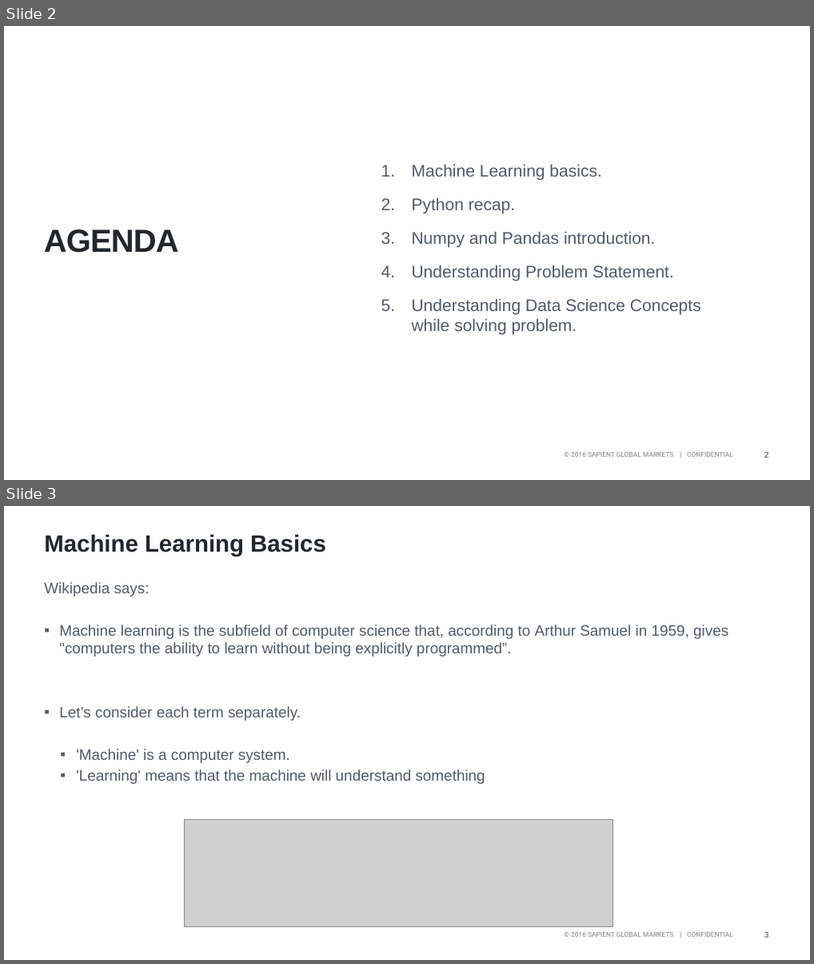
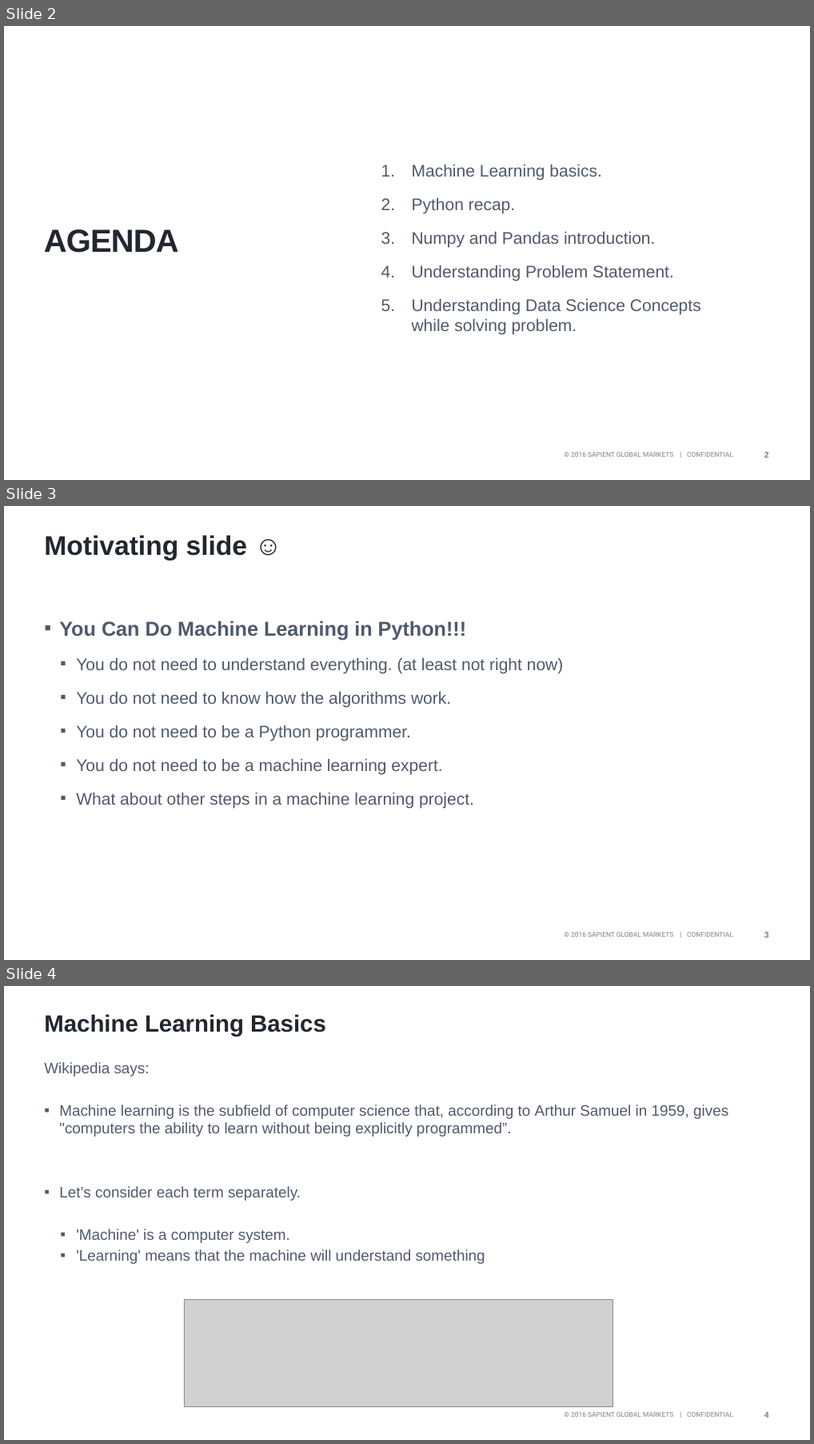
Before and after one commit to harishmohanraj/ml_training_march_2018, a slide deck: ppt.pptx. Shown one above the other, each under a label of ours: slides 2 and 3 before the commit, slides 2, 3 and 4 after it. The pictures are 814x964 and 814x1444 pixels, drawn with LibreOffice and Linux fonts; fonts in the diff are those of the drawing; grey boxes stand for pictures; background and template pictures are left out. Boxes give left, top, right and bottom in pixels: in the first picture for what was removed or moved away, otherwise in the second. Text is boxed around its words. In the diff, an @@ line names an element or a change of style, - is before the commit and + after.

```diff
--- a/ppt.pptx
+++ b/ppt.pptx
@@ slide 3 added at (4, 506, 810, 960), background #FFFFFF; not listed: 2 template elements that a slide beside it also shows @@
@@ title added at (44, 535, 248, 560), 32 pt, text #22262E, bold @@
+Motivating slide ☺
@@ text added at (59, 620, 564, 808), 20 pt, text #50596C @@
+▪ You Can Do Machine Learning in Python!!!
+  ▪ You do not need to understand everything. (at least not right now)
+  ▪ You do not need to know how the algorithms work.
+  ▪ You do not need to be a Python programmer.
+  ▪ You do not need to be a machine learning expert.
+  ▪ What about other steps in a machine learning project.
@@ what was slide 3 is now slide 4 @@
```
Also in this commit, not shown: 1 slide changed, 1 other slide added, 1 slide removed, 1 other file.
